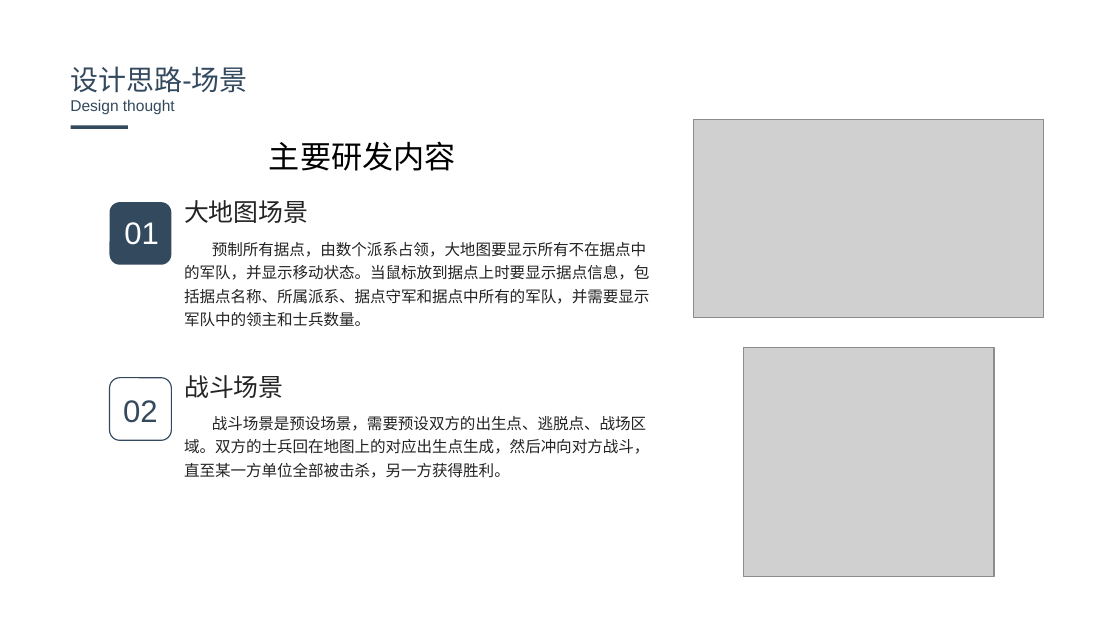
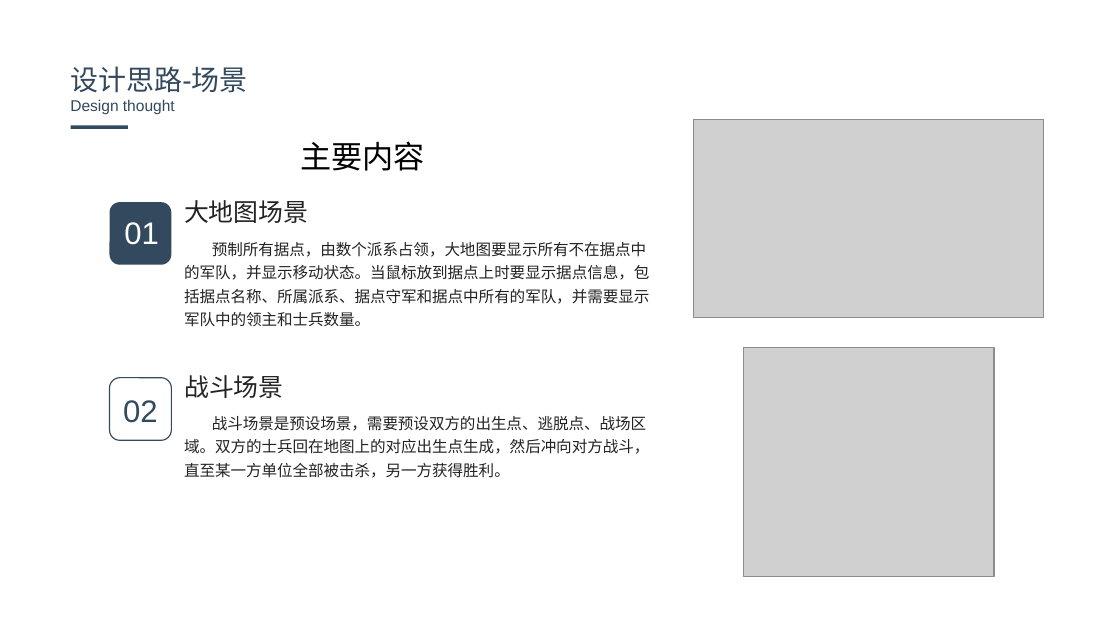
Before and after one commit to dehema/Unity-TotalWar, a slide deck: slide 9 of Product/文档/答辩PPT.pptx. Drawn at 1120x630 pixels with LibreOffice and Linux fonts; fonts in the diff are those of the drawing; grey boxes stand for pictures; background and template pictures are left out. Boxes give left, top, right and bottom in pixels: in the first picture for what was removed or moved away, otherwise in the second. Text is boxed around its words. In the diff, an @@ line names an element or a change of style, - is before the commit and + after.

```diff
--- a/Product/文档/答辩PPT.pptx
+++ b/Product/文档/答辩PPT.pptx
@@ text at [300,141,425,171]: text changed @@
-主要研发内容
+主要内容
```
Also in this commit, not shown: 1 other file.
